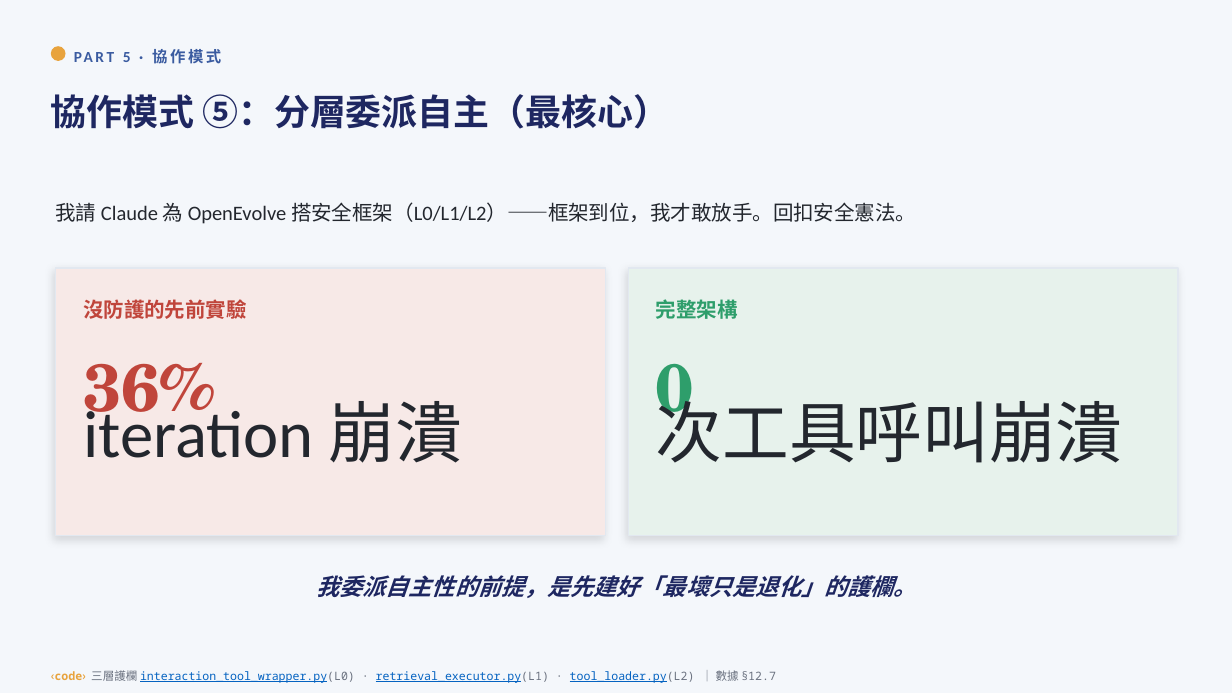
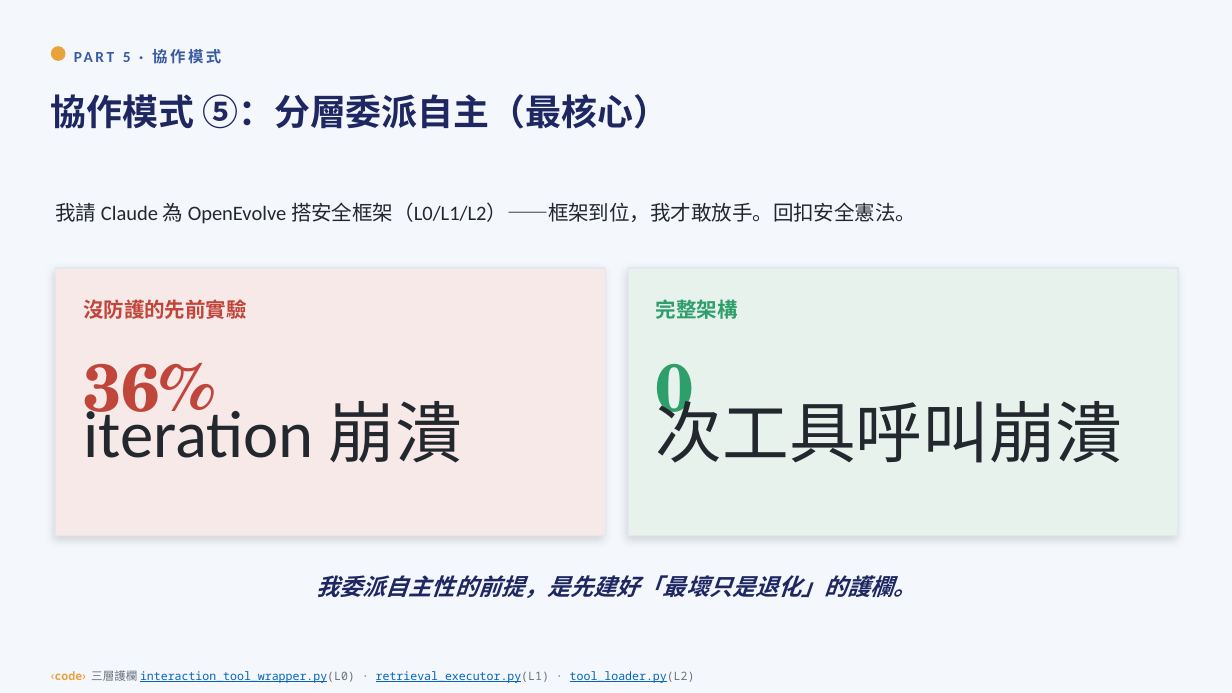
Before and after one commit to yuchieh/AgentSocietyChallenge_OpenEvolve, a slide deck: slide 20 of docs/slides/人AI進化_整合教學投影片.pptx. Drawn at 1232x693 pixels with LibreOffice and Linux fonts; fonts in the diff are those of the drawing. Boxes give left, top, right and bottom in pixels: in the first picture for what was removed or moved away, otherwise in the second. Text is boxed around its words. In the diff, an @@ line names an element or a change of style, - is before the commit and + after.

```diff
--- a/docs/slides/人AI進化_整合教學投影片.pptx
+++ b/docs/slides/人AI進化_整合教學投影片.pptx
@@ text at [51, 670, 695, 683]: text changed @@
-‹code› 三層護欄 interaction_tool_wrapper.py(L0) · retrieval_executor.py(L1) · tool_loader.py(L2) ｜ 數據 §12.7
+‹code› 三層護欄 interaction_tool_wrapper.py(L0) · retrieval_executor.py(L1) · tool_loader.py(L2)
```
Also in this commit, not shown: 10 other slides changed, 1 other file.
